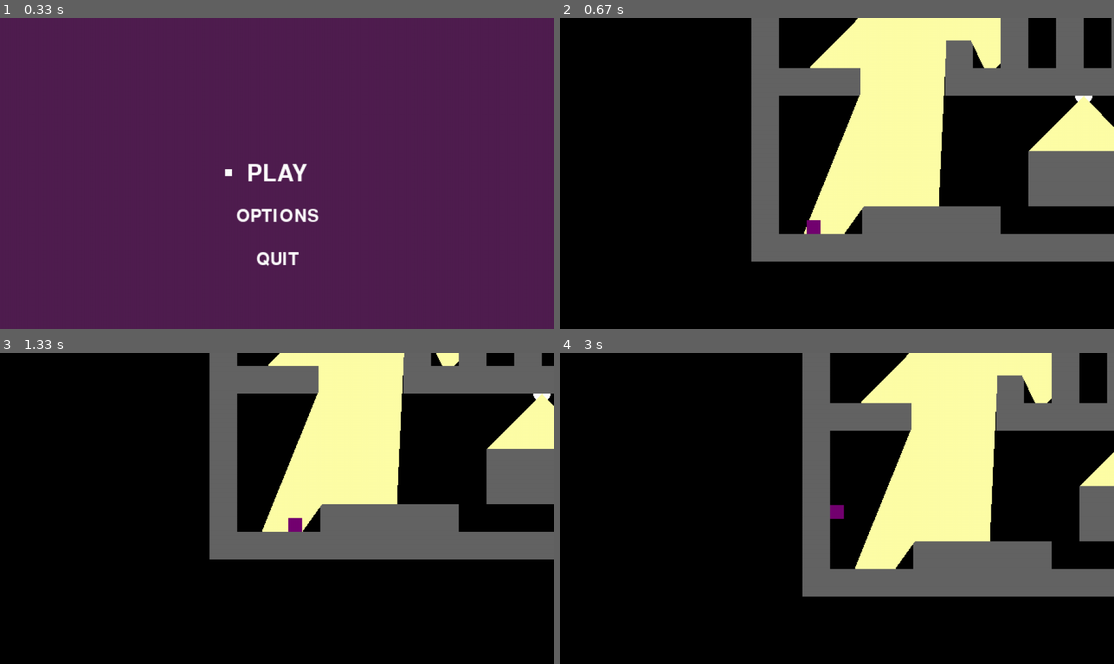
Above: before the commit, frames 1-4 (two rows, left to right).
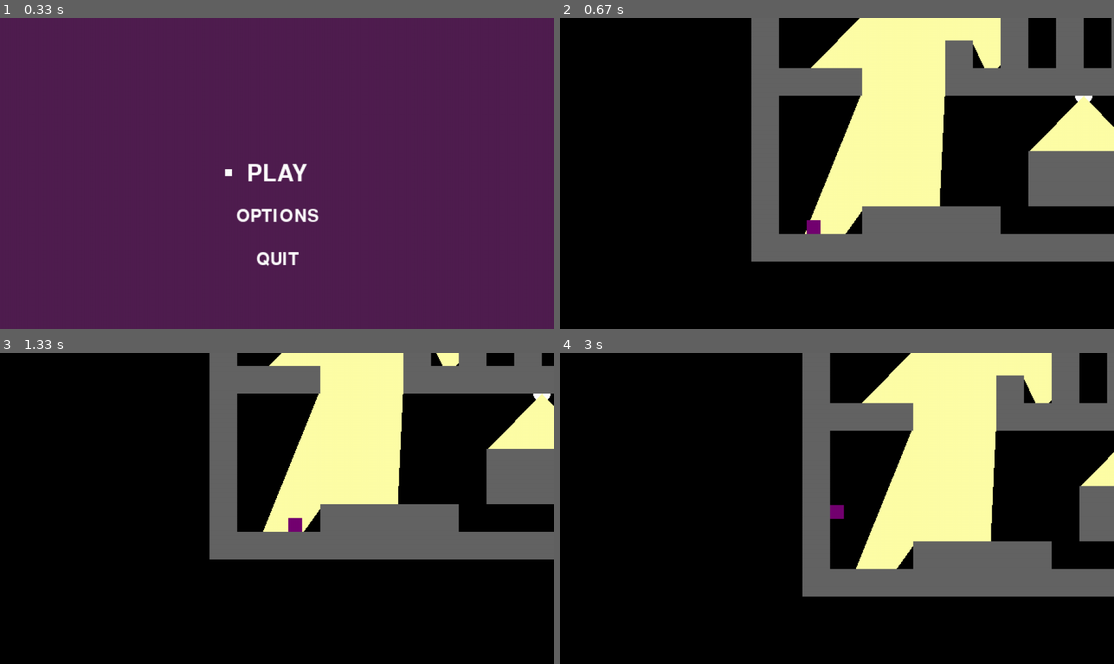
Above: after the commit, the same moments.

Repository: ssilatel/pygame-platformer
Game: pygame game, started from main.py
The game is run twice, just before and just after one commit, with the same random seed, the same clock (stepped at 60 frames per second) and the same inputs.
Inputs:
- Up to frame 1 (0.33 s): no input
- Up to frame 2 (0.67 s): tap Space at 0.33 s
- Up to frame 3 (1.33 s): hold Up 0.67-1.13 s; hold Right from 1.17 s (still down)
- Up to frame 4 (3 s): release Right at 1.63 s; hold Left 1.67-2.2 s; hold Left 2.23-2.63 s; hold Up from 2.67 s (still down)

Frame 1 is identical in both runs. In frame 2, 0.4% of the frame differs, in the area x 44-90%, y 0-70%; in frame 3, 0.4%; in frame 4, 0.5%, in the area x 53-99%, y 0-70%.

Commit message:
Add files via upload

Diff:
--- a/main.py
+++ b/main.py
@@ -41,13 +41,14 @@
             for depth in range(self.max_depth):
                 target_x = self.pos[0] - math.sin(starting_angle) * depth
                 target_y = self.pos[1] + math.cos(starting_angle) * depth
+                # print(target_x, target_y, self.pos[0], self.pos[1])
 
                 col = int(target_x / TILE_SIZE)
                 row = int(target_y / TILE_SIZE)
 
                 if game_map[row][col] == "1":
                     # pygame.draw.line(screen, (200, 200, 0), (self.pos[0] - scroll[0], self.pos[1] - scroll[1]), (target_x - scroll[0], target_y - scroll[1]))
-                    targets.append([target_x - 1 - scroll[0], target_y - 1 - scroll[1]])    # Collision happens 1px inside the tile so -1 from targets draws it where it should be
+                    targets.append([target_x - scroll[0], target_y - scroll[1]])
                     break
             starting_angle += self.step_angle
         pygame.draw.polygon(screen, (255, 255, 167), [[self.pos[0] - scroll[0], self.pos[1] - scroll[1]], *targets])
@@ -71,6 +72,10 @@
 
         scroll[0] += (player.rect.x - scroll[0] - ((SCREEN_WIDTH // 2) - (TILE_SIZE // 4))) // 10
         scroll[1] += (player.rect.y - scroll[1] - ((SCREEN_HEIGHT // 2) - (TILE_SIZE // 4))) // 10
+
+        for w in watchers:
+            w.draw()
+            w.watch()
 
         tile_rects = []
         y = 0
@@ -83,10 +88,6 @@
                     tile_rects.append(pygame.Rect(x * TILE_SIZE, y * TILE_SIZE, TILE_SIZE, TILE_SIZE))
                 x += 1
             y += 1
-
-        for w in watchers:
-            w.draw()
-            w.watch()
 
         player.update(tile_rects, mode, screen, scroll)
         player.draw(screen, scroll)
